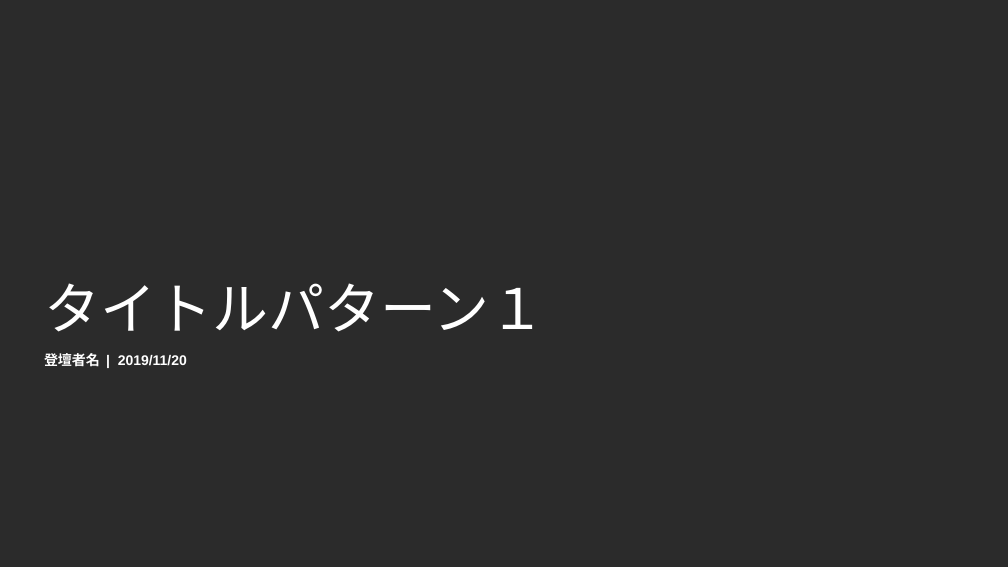
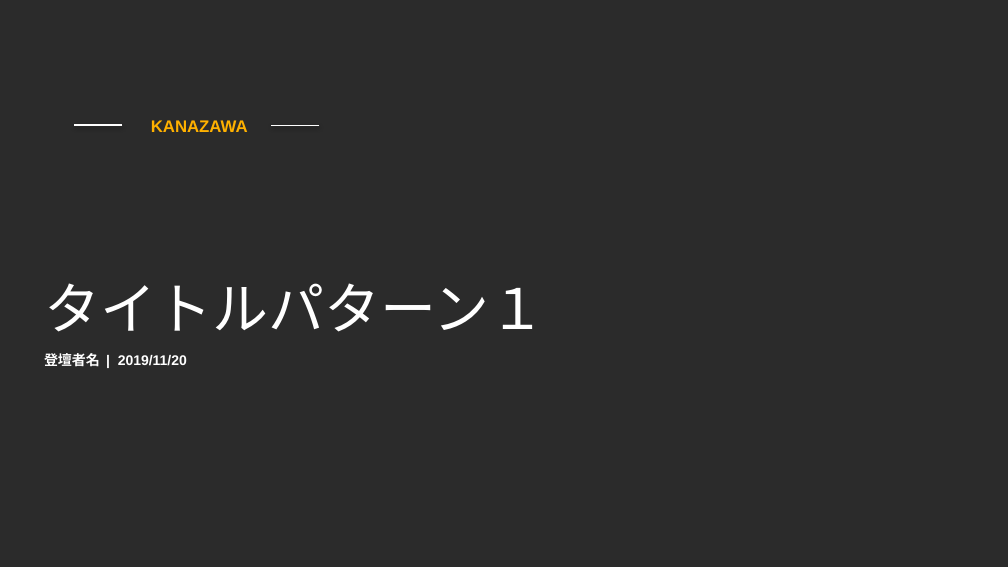
Before and after one commit to jaws-ug-kanazawa/aws-community-day, a slide deck: slide 6 of 素材テンプレート/登壇者スライド.pptx. Drawn at 1008x567 pixels with LibreOffice and Linux fonts; fonts in the diff are those of the drawing; background and template pictures are left out; a plain dark background stands for a picture behind light text. Boxes give left, top, right and bottom in pixels: in the first picture for what was removed or moved away, otherwise in the second. Text is boxed around its words. In the diff, an @@ line names an element or a change of style, - is before the commit and + after.

Commit message:
refs #7 スライドテンプレートに KANAZAWA を追加

```diff
--- a/素材テンプレート/登壇者スライド.pptx
+++ b/素材テンプレート/登壇者スライド.pptx
@@ line added from (122, 125) to (75, 125), #FFFFFF 1 pt @@
@@ text added at bbox=[151, 120, 248, 132], 12 pt, text #FFB100, bold @@
+KANAZAWA
@@ line added from (320, 126) to (271, 126), #FFFFFF 1 pt @@
```
Also in this commit, not shown: 13 other slides changed.
